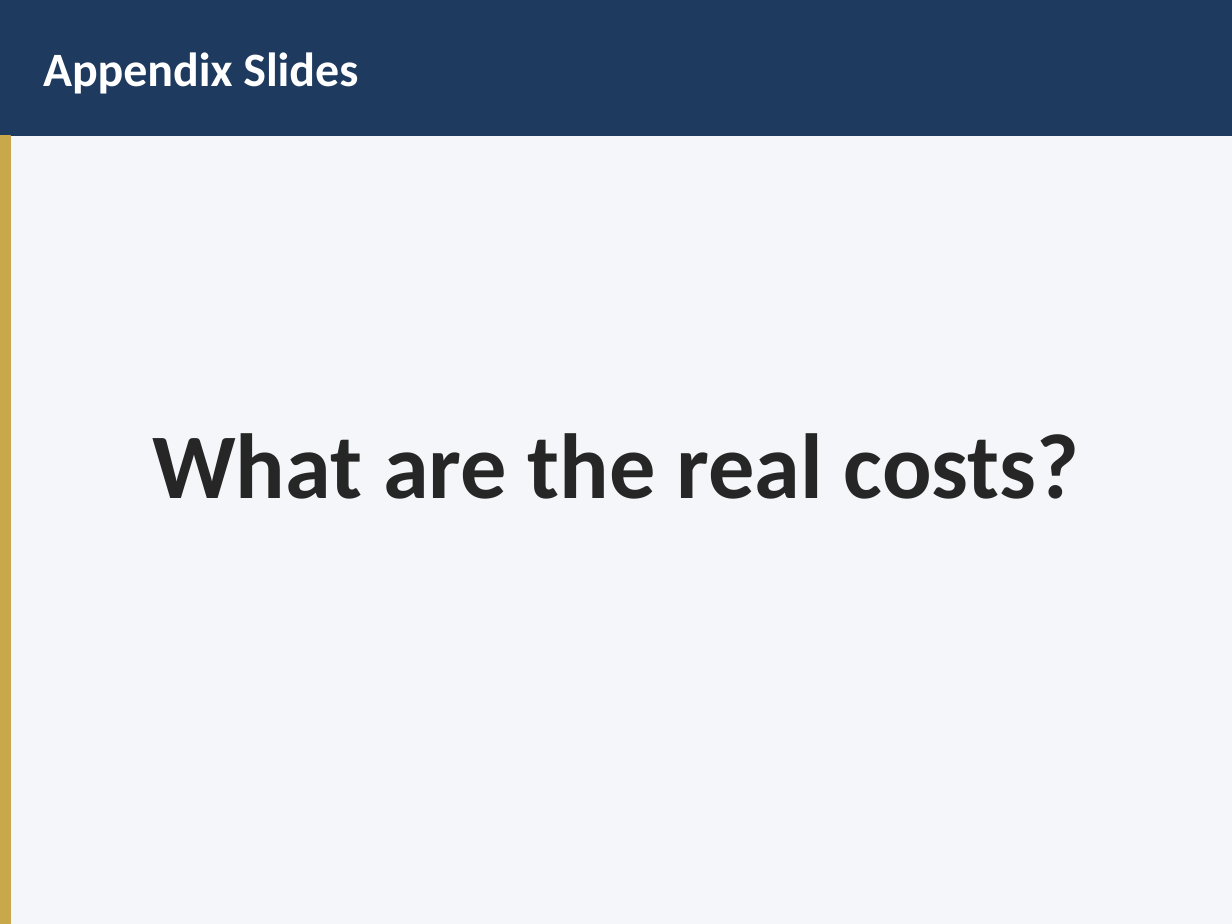
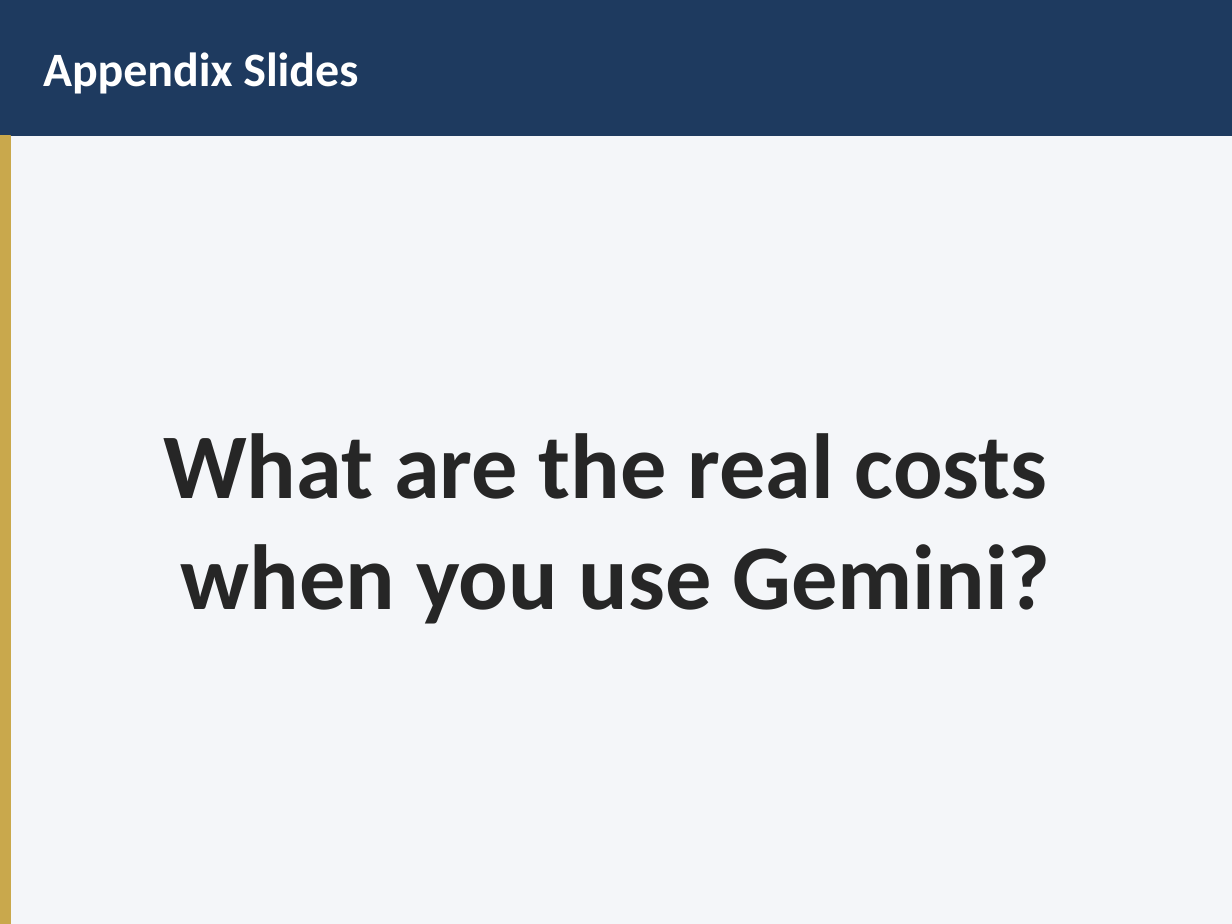
Before and after one commit to jweisenfeld/AI, a slide deck: slide 10 of pmc1/PMC-AI-Technical-Overview.pptx. Drawn at 1232x924 pixels with LibreOffice and Linux fonts; fonts in the diff are those of the drawing. Boxes give left, top, right and bottom in pixels: in the first picture for what was removed or moved away, otherwise in the second. Text is boxed around its words. In the diff, an @@ line names an element or a change of style, - is before the commit and + after.

Commit message:
pptx

```diff
--- a/pmc1/PMC-AI-Technical-Overview.pptx
+++ b/pmc1/PMC-AI-Technical-Overview.pptx
@@ text at (x1=163, y1=433, x2=1050, y2=624): text changed @@
-What are the real costs?
+What are the real costs
+when you use Gemini?
```
Also in this commit, not shown: 1 other slide changed, 8 slides added.
